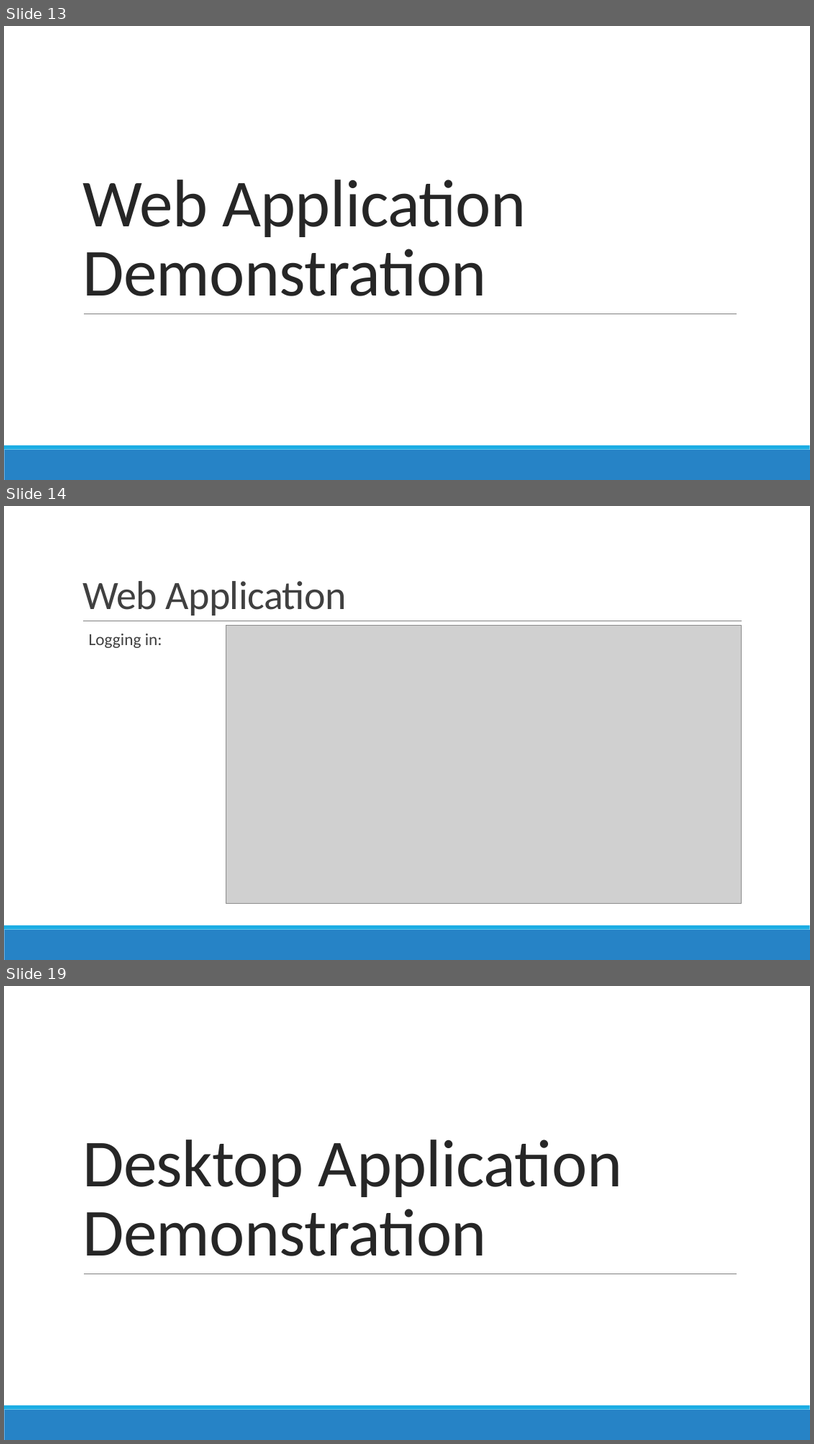
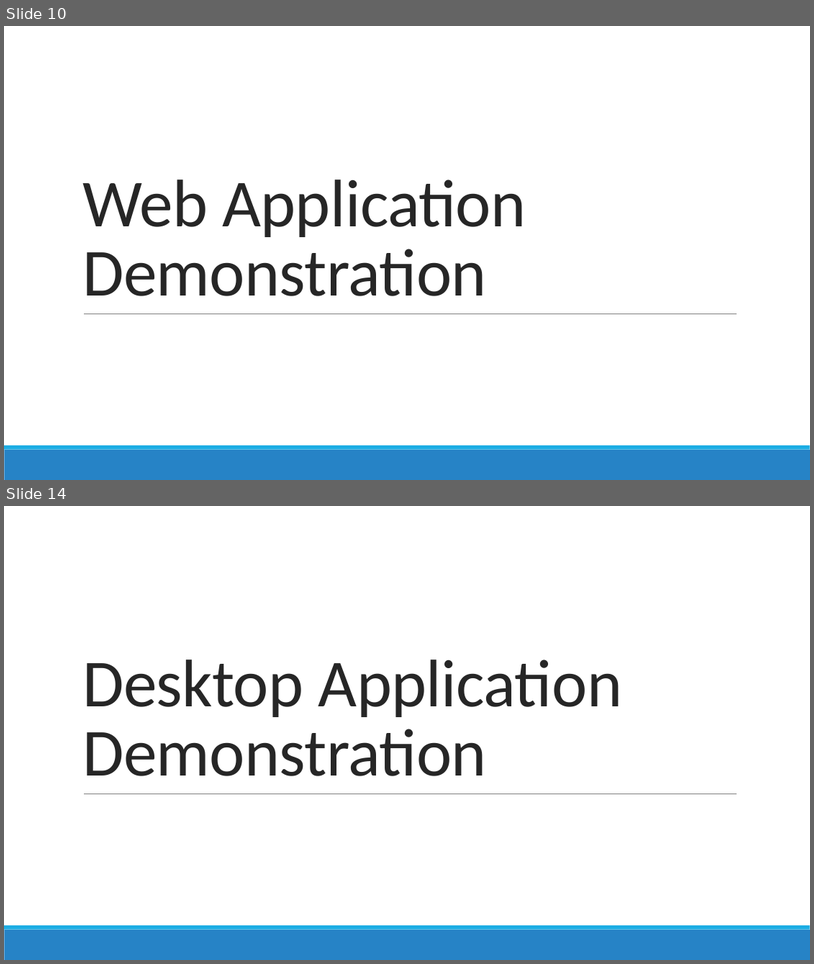
Before and after one commit to GoelBiju/Travel-Management-System, a slide deck: Documents/Presentation/PRCS252E - Presentation.pptx. Shown one above the other, each under a label of ours: slides 13, 14 and 19 before the commit, slides 10 and 14 after it; the slides between them are not shown. The pictures are 814x1444 and 814x964 pixels, drawn with LibreOffice and Linux fonts; fonts in the diff are those of the drawing; grey boxes stand for pictures. Boxes give left, top, right and bottom in pixels: in the first picture for what was removed or moved away, otherwise in the second. Text is boxed around its words. In the diff, an @@ line names an element or a change of style, - is before the commit and + after.

```diff
--- a/Documents/Presentation/PRCS252E - Presentation.pptx
+++ b/Documents/Presentation/PRCS252E - Presentation.pptx
@@ slide 14 removed at box(4, 506, 810, 960), background #FFFFFF; not listed: 2 template elements that a slide beside it also shows @@
@@ title removed at box(82, 581, 347, 615) @@
-Web Application
@@ line removed from (83, 621) to (743, 621) @@
@@ text removed at box(89, 633, 162, 648) @@
-  Logging in:
@@ picture removed at box(226, 626, 741, 903) @@
@@ what was slide 13 is now slide 10 @@
@@ what was slide 19 is now slide 14 @@
```
Also in this commit, not shown: 12 slides changed, 7 other slides removed.
